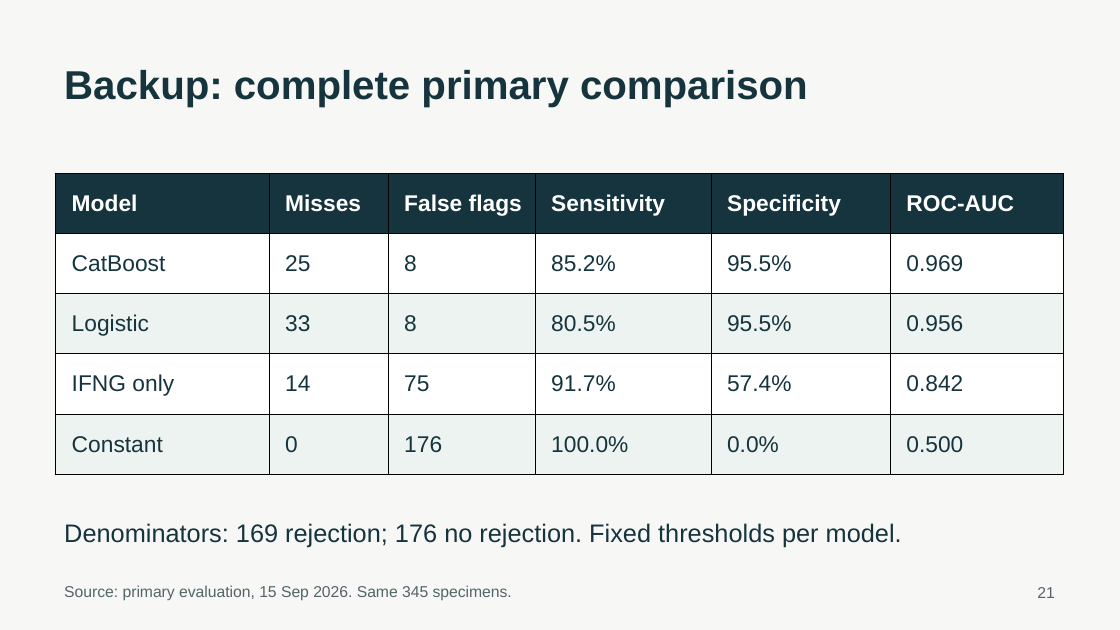
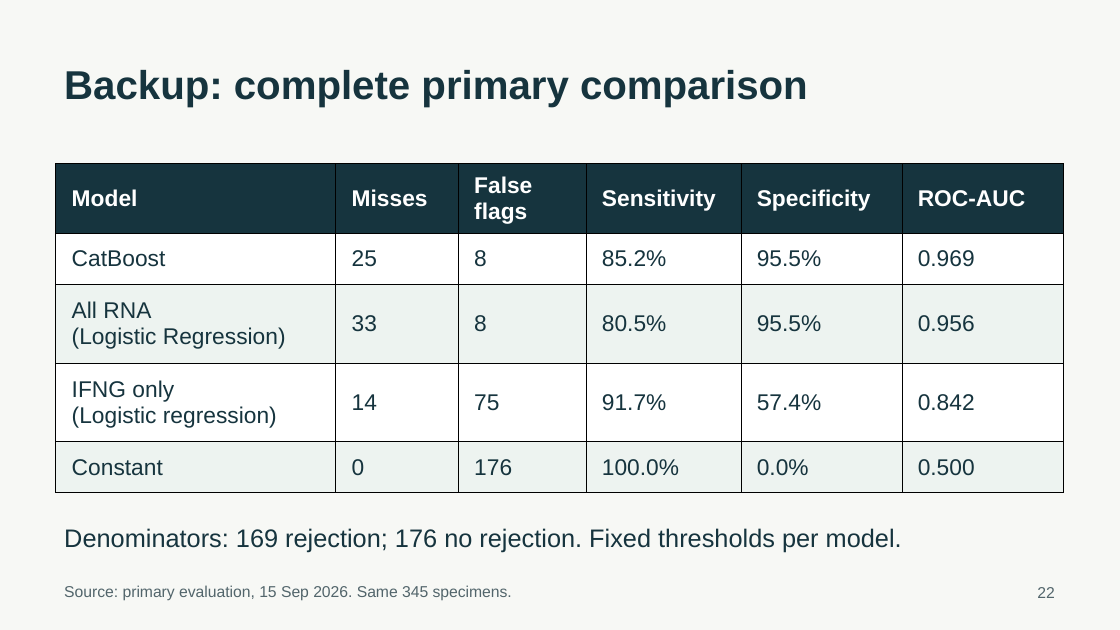
Before and after one commit to ca34525/Kidney-Biopsy-Rejection-Classifier, a slide deck: slide 22 of presentation/unos_kidney_biopsy.pptx (slide 21 before the commit). Drawn at 1120x630 pixels with LibreOffice and Linux fonts; fonts in the diff are those of the drawing. Boxes give left, top, right and bottom in pixels: in the first picture for what was removed or moved away, otherwise in the second. Text is boxed around its words. In the diff, an @@ line names an element or a change of style, - is before the commit and + after.

Commit message:
Clarify presentation metrics and model-choice stability

```diff
--- a/presentation/unos_kidney_biopsy.pptx
+++ b/presentation/unos_kidney_biopsy.pptx
@@ table at [56, 164, 1065, 493] @@
-row 3, column 1: Logistic
+row 3, column 1: All RNA / (Logistic Regression)
-row 4, column 1: IFNG only
+row 4, column 1: IFNG only / (Logistic regression)
@@ table: place and size @@
-table at [56, 173, 1065, 474]
+table at [56, 164, 1065, 493]
@@ text "Denominators: 169 rejection; 176 no ...": place and size @@
-text "Denominators: 169 rejection; 176 no ..." at [64, 523, 902, 547]
+text "Denominators: 169 rejection; 176 no ..." at [64, 528, 902, 552]
@@ text at [1037, 587, 1054, 598]: text changed @@
-21
+22
```
Also in this commit, not shown: 17 other slides changed, 2 slides added, 1 slide removed, 32 other files.
